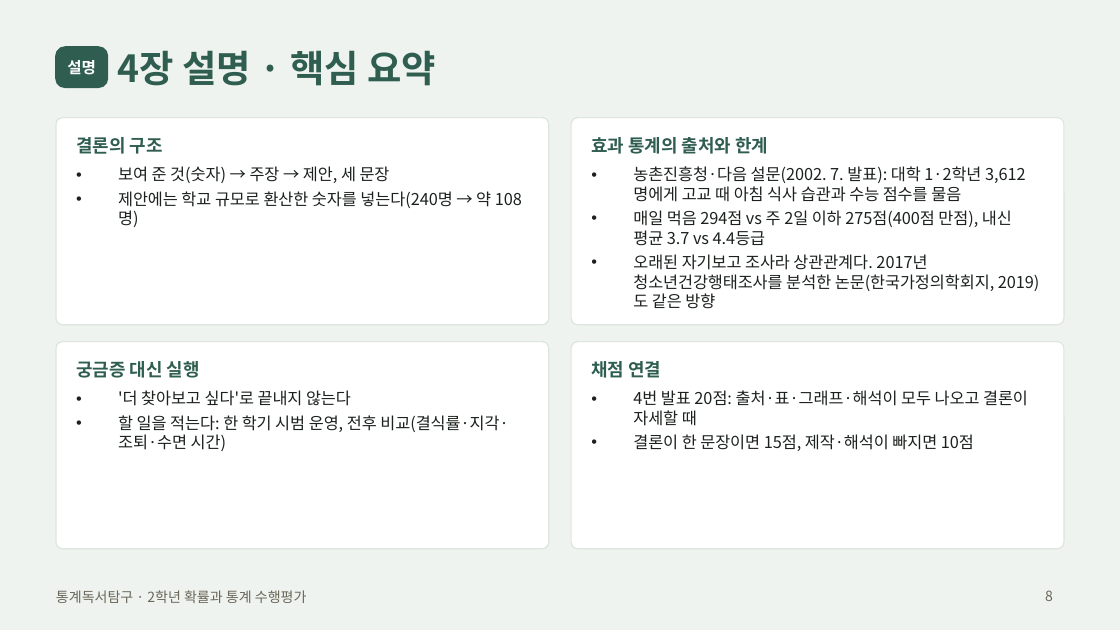
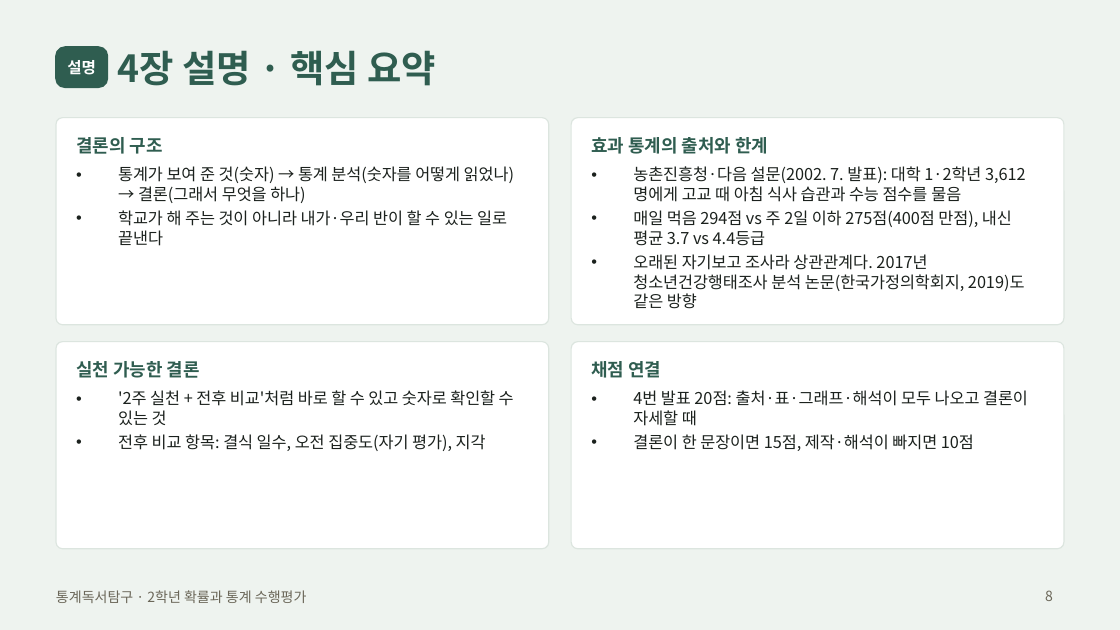
Before and after one commit to jaegeunsongsong/autobot, a slide deck: slide 8 of docs/2026-2학기-통계독서탐구-수행평가/발표예시-간호.pptx. Drawn at 1120x630 pixels with LibreOffice and Linux fonts; fonts in the diff are those of the drawing. Boxes give left, top, right and bottom in pixels: in the first picture for what was removed or moved away, otherwise in the second. Text is boxed around its words. In the diff, an @@ line names an element or a change of style, - is before the commit and + after.

```diff
--- a/docs/2026-2학기-통계독서탐구-수행평가/발표예시-간호.pptx
+++ b/docs/2026-2학기-통계독서탐구-수행평가/발표예시-간호.pptx
@@ text at box(118, 166, 514, 246): text changed @@
-• 보여 준 것(숫자) → 주장 → 제안, 세 문장
-• 제안에는 학교 규모로 환산한 숫자를 넣는다(240명 → 약 108명)
+• 통계가 보여 준 것(숫자) → 통계 분석(숫자를 어떻게 읽었나) → 결론(그래서 무엇을 하나)
+• 학교가 해 주는 것이 아니라 내가·우리 반이 할 수 있는 일로 끝낸다
@@ text at box(633, 254, 1025, 309): text changed @@
-• 오래된 자기보고 조사라 상관관계다. 2017년 청소년건강행태조사를 분석한 논문(한국가정의학회지, 2019)도 같은 방향
+• 오래된 자기보고 조사라 상관관계다. 2017년 청소년건강행태조사 분석 논문(한국가정의학회지, 2019)도 같은 방향
@@ text at box(76, 361, 200, 378): text changed @@
-궁금증 대신 실행
+실천 가능한 결론
@@ text at box(118, 390, 514, 451): text changed @@
-• '더 찾아보고 싶다'로 끝내지 않는다
-• 할 일을 적는다: 한 학기 시범 운영, 전후 비교(결식률·지각·조퇴·수면 시간)
+• '2주 실천 + 전후 비교'처럼 바로 할 수 있고 숫자로 확인할 수 있는 것
+• 전후 비교 항목: 결식 일수, 오전 집중도(자기 평가), 지각
```
Also in this commit, not shown: 7 other slides changed, 13 other files.
